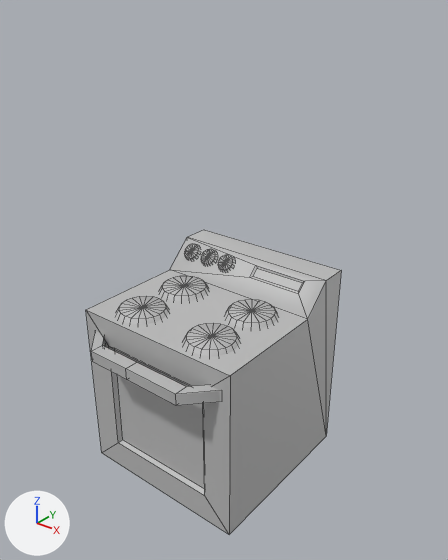
What one commit did to the FBX model train-to-somewhere/Assets/Resources/art/FBXs/KitchenOven.fbx.
Before and after are seen from a 50 mm lens placed at (1.95, -2.36, 2.62), pointed at (0.08, -0.02, 1.17). The lights are fixed; the arrows at lower left show +X, +Y and +Z. Mesh edges are drawn as thin lines. Where no turn or scale is listed for an object, it has been applied to the vertices.

The first picture shows 'Oven'.
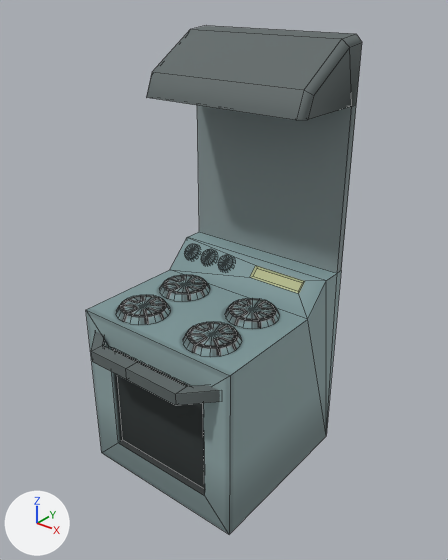
Pixel boxes (x1, y1, x2, y2) of what changed, in the pictures (448 x 560 px):
'Oven', reshaped (8% wider, 67% taller): before (86, 230, 341, 534); after (86, 26, 362, 534)
part 1 of me_mesh, built on: before (117, 230, 341, 435); after (116, 26, 362, 435)
part 2 of me_mesh, surface changed: (91, 244, 305, 406) in both
part 3 of me_mesh, recoloured: (86, 237, 326, 534) in both

The change in detail:
Picture 'OvenCounter_color.png' (img_ovencounter_color_png) is new.
Material 'OvenCounter_m' (mat_ovencounter_m) is new.
Its texture is img_ovencounter_color_png.
Its roughness is 0.749.
me_mesh is used by ob_oven; location (0.0, -0.075, -0.003).
me_mesh had 338 vertices, 384 faces and spanned x -0.5..0.5, y -0.575..0.575, z 0.0..1.164.
me_mesh now has 372 vertices, 415 faces and spans x -0.5..0.5, y -0.575..0.575, z 0.0..2.389.
Part 1, on me_mesh:
3 faces are deleted.
80 vertices in x -0.372..0.368, y -0.371..0.22, z 1.026 move by (0.0, 0.005, 0.008).
60 vertices in x -0.393..0.389, y -0.392..0.241, z 0.987 move by (0.0, 0.005, 0.013).
20 vertices in x -0.386..0.381, y -0.33..0.234, z 0.987 move by (0.0, 0.004, 0.013).
4 vertices in x -0.348..0.344, y 0.168, z 1.026 move by (0.0, 0.004, 0.008).
34 vertices are added at x -0.5..0.5, y 0.083..0.575, z 1.164..2.389.
34 new faces join them.
me_mesh part 2: 363 kept faces spanning x -0.464..0.444, y -0.575..0.4, z 0.826..1.152 get new texture (UV) coordinates.
me_mesh part 3: 381 faces spanning x -0.5..0.5, y -0.575..0.575, z 0.0..1.164 switch from mat_lambert1 (grey #bcbcbc) to mat_ovencounter_m (picture img_ovencounter_color_png).
